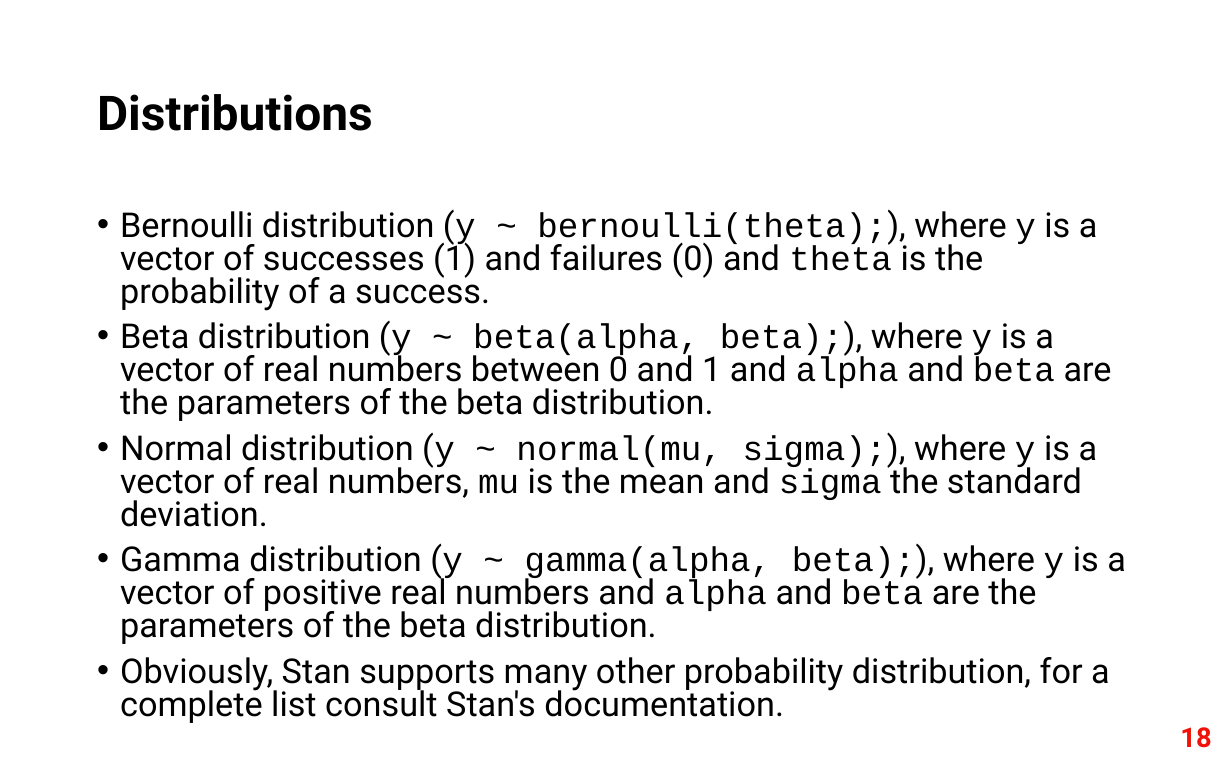
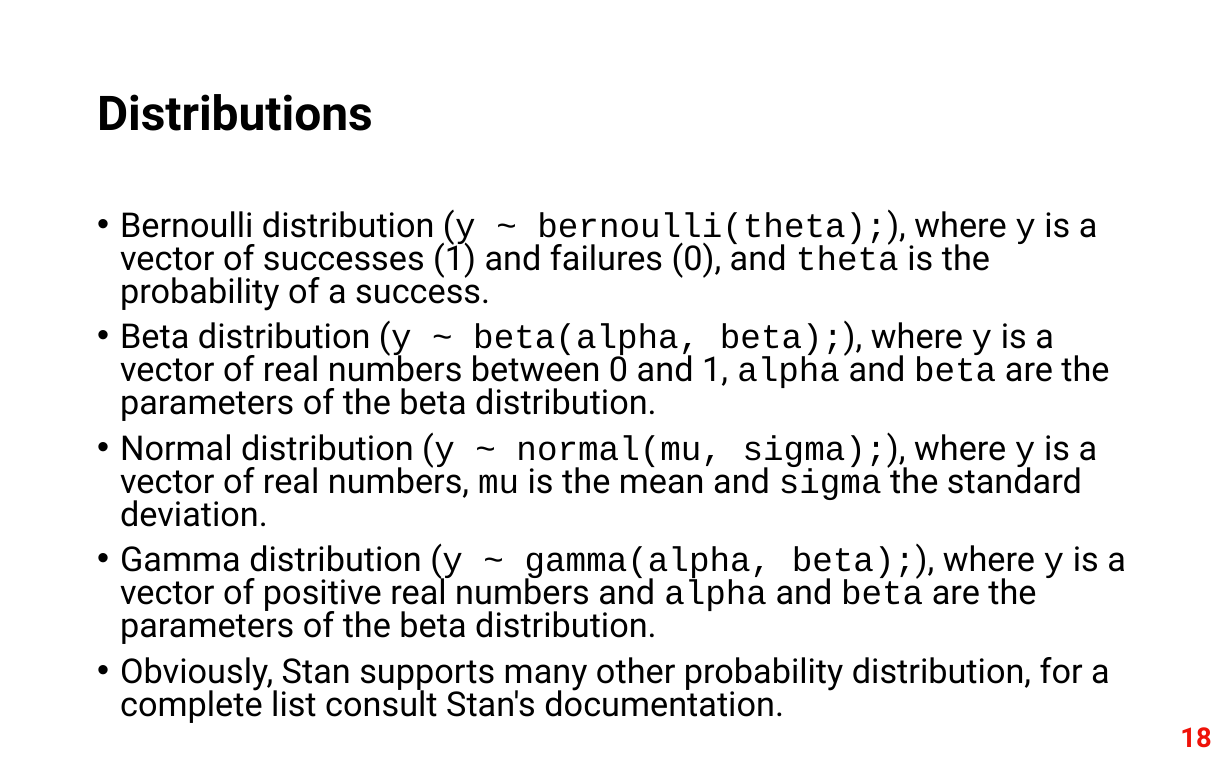
Before and after one commit to fri-datascience/course_bs, a slide deck: slide 18 of Session_02b_Probabilistic_programming/Probabilistic_programming.pptx. Drawn at 1232x770 pixels with LibreOffice and Linux fonts; fonts in the diff are those of the drawing. Boxes give left, top, right and bottom in pixels: in the first picture for what was removed or moved away, otherwise in the second. Text is boxed around its words. In the diff, an @@ line names an element or a change of style, - is before the commit and + after.

Commit message:
Fixed some typos in the pptx.

```diff
--- a/Session_02b_Probabilistic_programming/Probabilistic_programming.pptx
+++ b/Session_02b_Probabilistic_programming/Probabilistic_programming.pptx
@@ text at (120,210,1109,421): text changed @@
-• Bernoulli distribution (y ~ bernoulli(theta);), where y is a vector of successes (1) and failures (0) and theta is the probability of a success.
-• Beta distribution (y ~ beta(alpha, beta);), where y is a vector of real numbers between 0 and 1 and alpha and beta are the parameters of the beta distribution.
+• Bernoulli distribution (y ~ bernoulli(theta);), where y is a vector of successes (1) and failures (0), and theta is the probability of a success.
+• Beta distribution (y ~ beta(alpha, beta);), where y is a vector of real numbers between 0 and 1, alpha and beta are the parameters of the beta distribution.
```
Also in this commit, not shown: 1 other slide changed, 1 other file.
